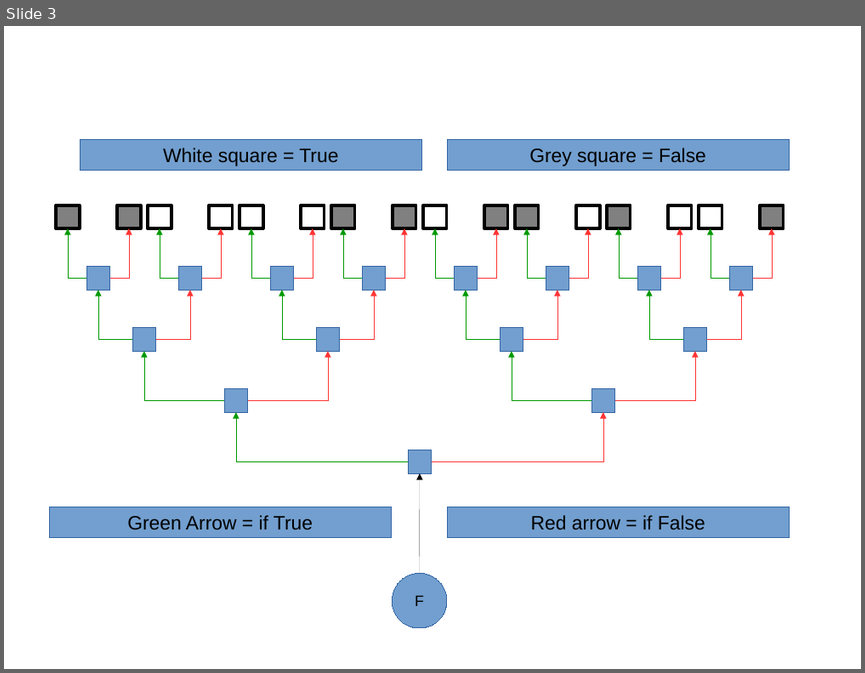
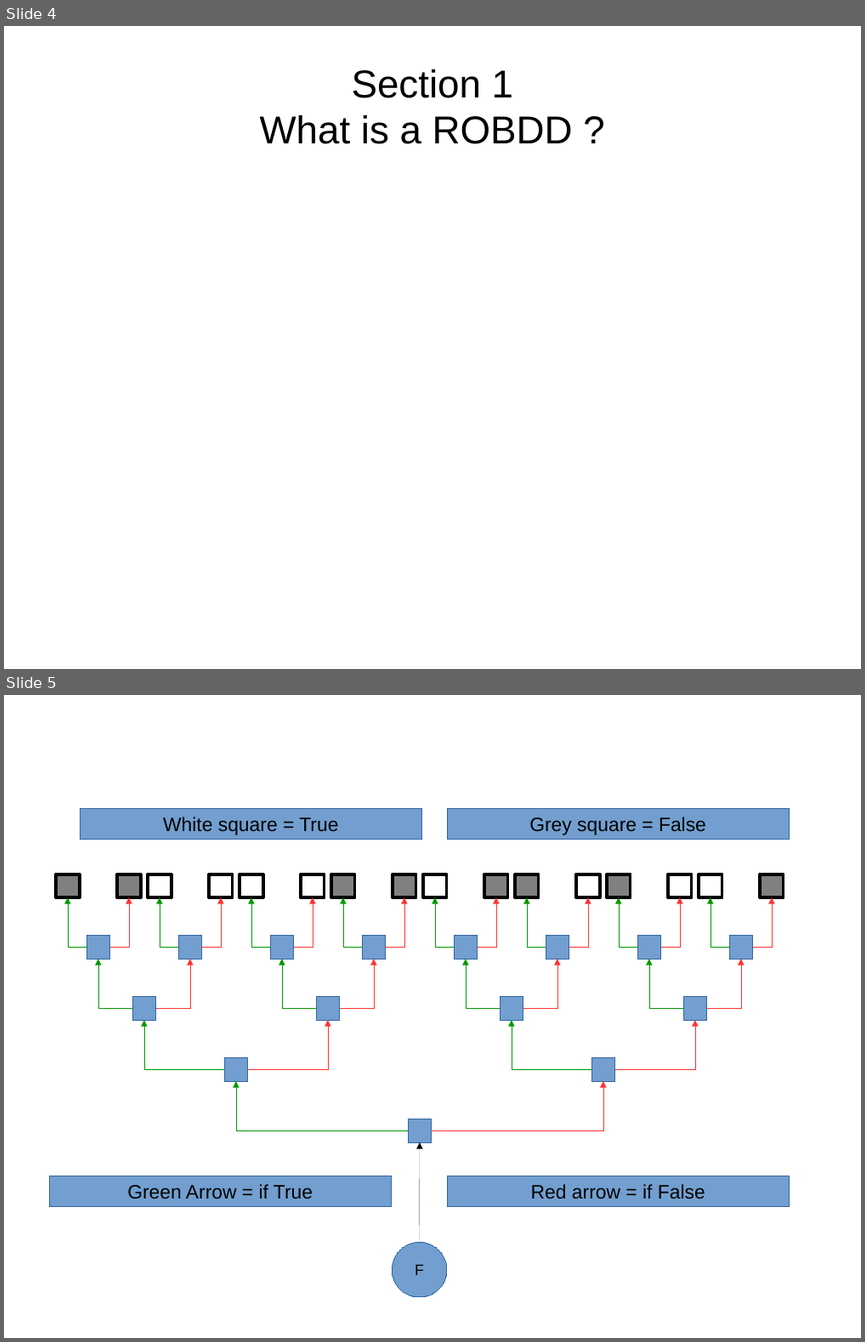
Before and after one commit to FenouilletLucas/DAGaml, a slide deck: doc/2017-04-06/GroBdd's evolution.en.odp. Shown one above the other, each under a label of ours: slide 3 before the commit, slides 4 and 5 after it. The pictures are 865x673 and 865x1342 pixels, drawn with LibreOffice and Linux fonts; fonts in the diff are those of the drawing. Boxes give left, top, right and bottom in pixels: in the first picture for what was removed or moved away, otherwise in the second. Text is boxed around its words. In the diff, an @@ line names an element or a change of style, - is before the commit and + after.

```diff
--- a/doc/2017-04-06/GroBdd's evolution.en.odp
+++ b/doc/2017-04-06/GroBdd's evolution.en.odp
@@ slide 4 added at (x1=4, y1=26, x2=861, y2=669), background #FFFFFF @@
@@ title added at (x1=260, y1=69, x2=573, y2=144), 36 pt, text #000000 @@
+Section 1
+What is a ROBDD ?
@@ what was slide 3 is now slide 5 @@
```
Also in this commit, not shown: 3 slides changed, 16 other slides added, 2 slides removed, 32 other files.
